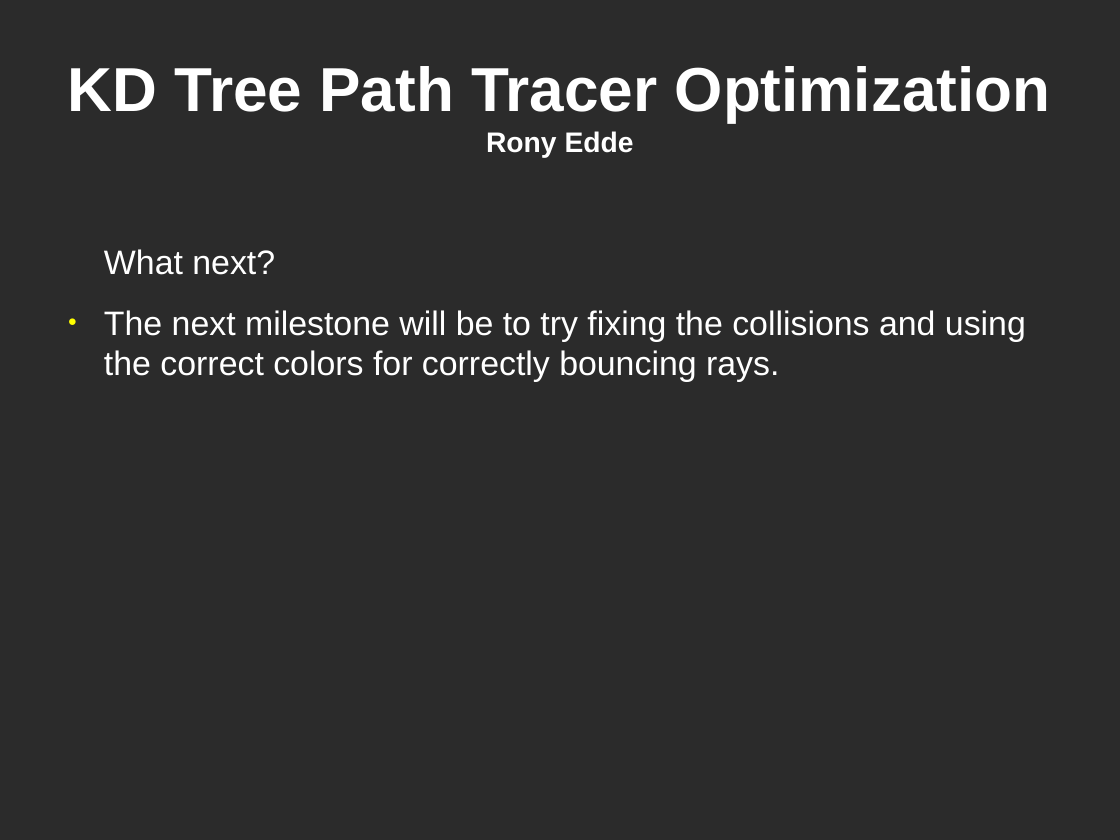
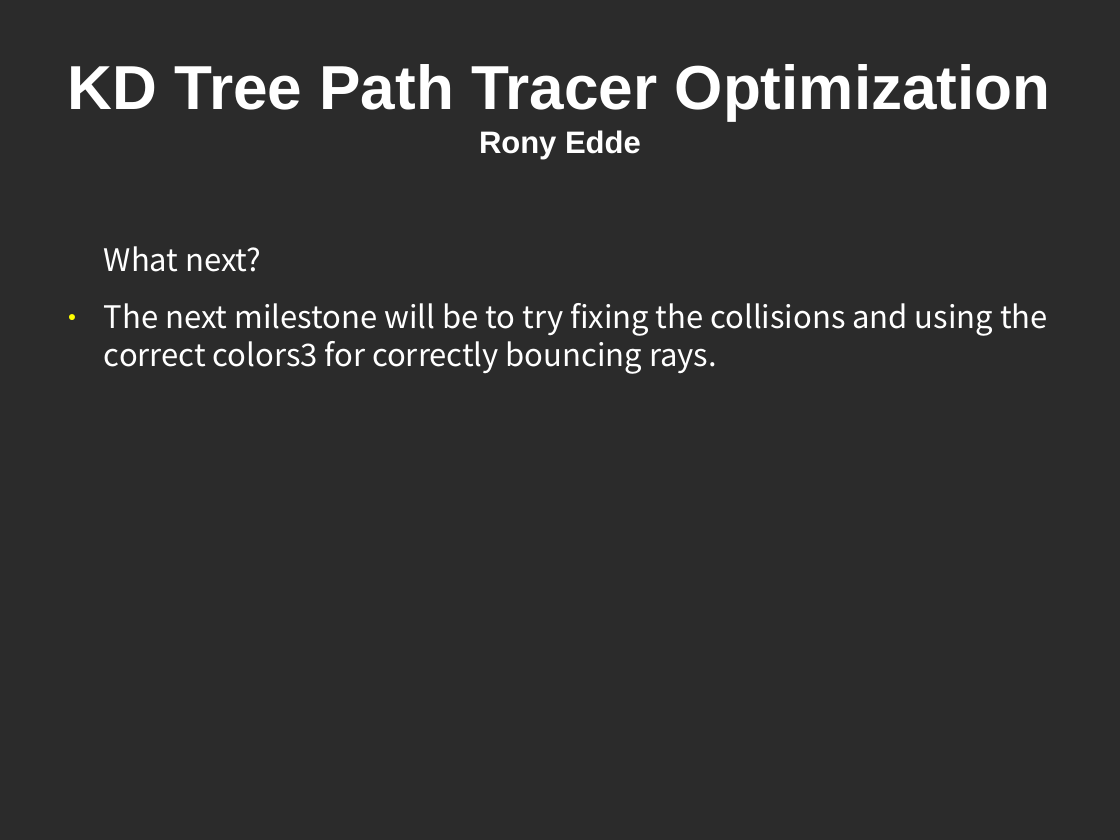
Before and after one commit to reddeupenn/kdtreePathTracerOptimization, a slide deck: slide 26 of presentation/presentation_1.odp. Drawn at 1120x840 pixels with LibreOffice and Linux fonts; fonts in the diff are those of the drawing; background and template pictures are left out; a plain dark background stands for a picture behind light text. Boxes give left, top, right and bottom in pixels: in the first picture for what was removed or moved away, otherwise in the second. Text is boxed around its words. In the diff, an @@ line names an element or a change of style, - is before the commit and + after.

```diff
--- a/presentation/presentation_1.odp
+++ b/presentation/presentation_1.odp
@@ title "KD Tree Path Tracer Optimization ..." at (68,64,1051,159): size 20 to 22 pt in "Rony Edde" @@
@@ text at (104,246,262,272): size 24 to 22 pt, font Arial to Noto Sans CJK JP in "What next?" @@
@@ text at (104,303,1048,374): text changed; size 24 to 22 pt; font Arial to Noto Sans CJK JP @@
-● The next milestone will be to try fixing the collisions and using the correct colors for correctly bouncing rays.
+● The next milestone will be to try fixing the collisions and using the correct colors3 for correctly bouncing rays.
```
Also in this commit, not shown: 25 other slides changed, 20 slides added, 33 other files.
